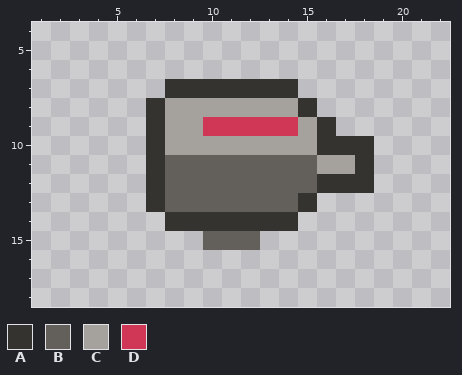
One commit to this pixel-art file: Art/Textures/Enemies/IntentIndicator/attack_info.aseprite. Above: the version before the commit.
24x24 pixels, 1 frame. Shown: x 1..22, y 4..18.
Palette (. is transparent): A #343330  B #63605c  C #a5a29d  D #d03656
Pixels before, first column x 7:
 7 .AAAAAAA....
 8 ACCCCCCCA...
 9 ACCDDDDDCA..
10 ACCCCCCCCAAA
11 ABBBBBBBBCCA
12 ABBBBBBBBAAA
13 ABBBBBBBA...
14 .AAAAAAA....
15 ...BBB......
The same view after the edit:
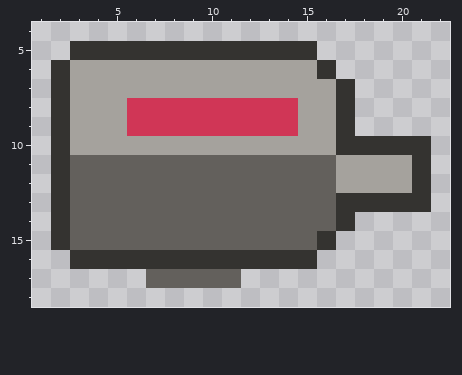
Change:
Changed rows in their new state; - is an unchanged pixel.
first column x 2:
 5 -AAAAAAAAAAAAA------
 6 ACCCCCCCCCCCCCA-----
 7 ACCCCCCCCCCCCCCA----
 8 ACCCDDDDDDDDDCCA----
 9 ACCCDDDD------CA----
10 ACCCCC--------C--AAA
11 ABBBBB--------B-CCCA
12 ABBBBB--------BCCCCA
13 ABBBBB-------BBAAAAA
14 ABBBBBBBBBBBBBBA----
15 ABBBBBBB---BBBA-----
16 -AAAAAAAAAAAAA------
17 -----BBBBB----------
Where, in picture pixels (left, top, right, bottom), the same in both pictures:
changed: (51, 41, 431, 288)
